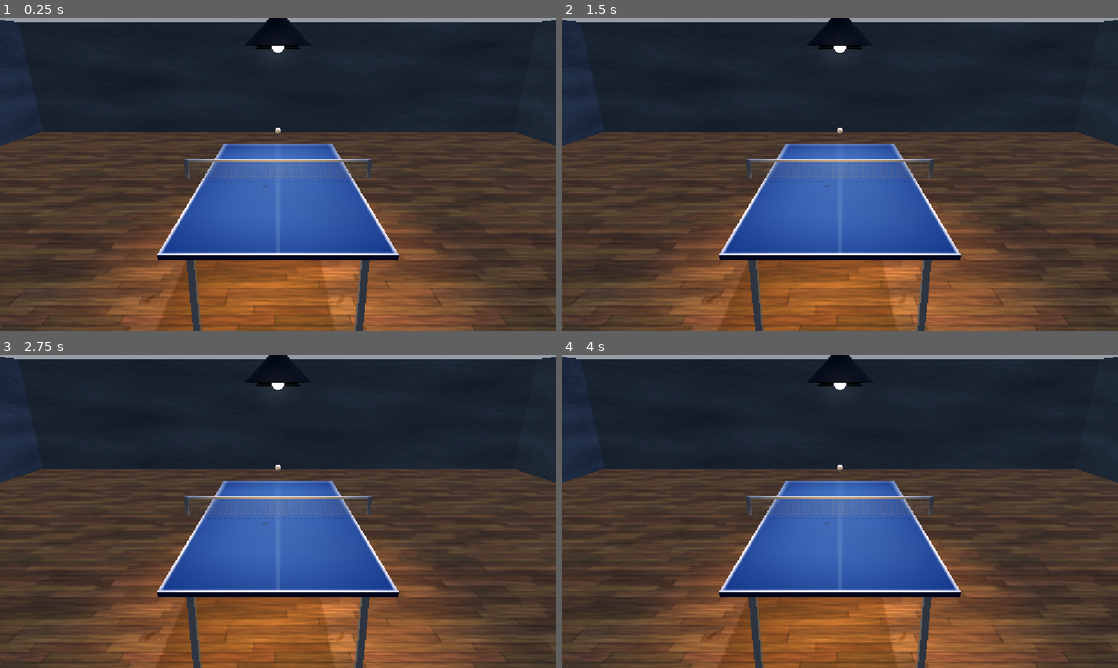
Above: before the commit, frames 1-4 (two rows, left to right).
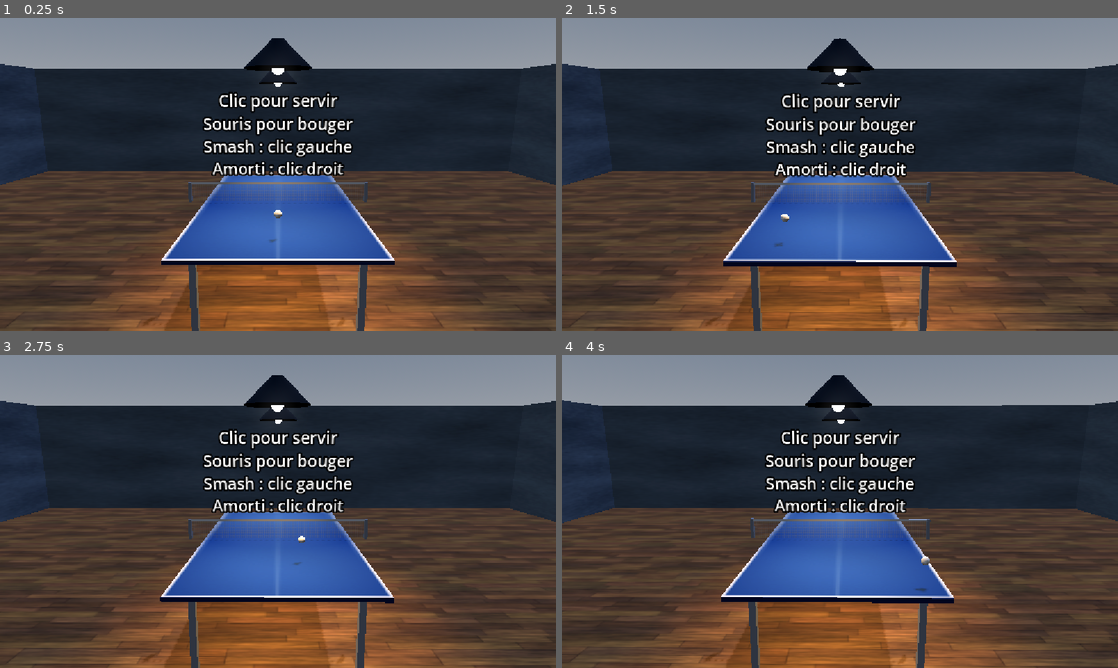
Above: after the commit, the same moments.

Repository: sylvainlap/slapingpong
Game: Godot game, scene res://scenes/main.tscn
The game is run twice, just before and just after one commit, with the same random seed, the same clock (stepped at 60 frames per second) and the same inputs.
Inputs (mouse positions are in pixels of both pictures, inside the frame that each line leads up to):
- Up to frame 1 (0.25 s): no input
- Up to frame 2 (1.5 s): tap Enter at 0.5 s; move the mouse to (962, 158) at 0.52 s; click (962, 158) at 0.67 s; move the mouse to (728, 190) at 1.27 s; click (728, 190) at 1.42 s
- Up to frame 3 (2.75 s): move the mouse to (333, 442) at 2.02 s; click (333, 442) at 2.17 s
- Up to frame 4 (4 s): move the mouse to (812, 574) at 2.77 s; click (812, 574) at 2.92 s; move the mouse to (1006, 558) at 3.52 s; click (1006, 558) at 3.67 s

The runs differ from the first frame. In frame 1, 43% of the frame differs, in the area x 0-100%, y 0-100%; in frame 2, 44%; in frame 3, 43%; in frame 4, 44%.

Commit message:
feat(game): add main script

Diff:
--- /dev/null
+++ b/scenes/ball/ball.tscn
@@ -0,0 +1,19 @@
+[gd_scene format=3 uid="uid://22h5ou8x768n"]
+
+[sub_resource type="StandardMaterial3D" id="StandardMaterial3D_tefeu"]
+albedo_color = Color(0.9607843, 0.9490196, 0.92156863, 1)
+
+[sub_resource type="SphereMesh" id="SphereMesh_tbgi4"]
+radius = 0.03
+height = 0.06
+
+[sub_resource type="SceneReplicationConfig" id="SceneReplicationConfig_5a6bx"]
+
+[node name="Ball" type="Node3D" unique_id=110802111]
+
+[node name="BallMesh" type="MeshInstance3D" parent="." unique_id=1367959614]
+material_override = SubResource("StandardMaterial3D_tefeu")
+mesh = SubResource("SphereMesh_tbgi4")
+
+[node name="MultiplayerSynchronizer" type="MultiplayerSynchronizer" parent="." unique_id=1293378469]
+replication_config = SubResource("SceneReplicationConfig_5a6bx")
--- a/scenes/lamp/lamp.tscn
+++ b/scenes/lamp/lamp.tscn
@@ -20,18 +20,18 @@
 
 [node name="Lamp" type="Node3D" unique_id=2137622697]
 
-[node name="Shade" type="MeshInstance3D" parent="." unique_id=309722845]
+[node name="ShadeMesh" type="MeshInstance3D" parent="." unique_id=309722845]
 transform = Transform3D(1, 0, 0, 0, 1, 0, 0, 0, 1, 0, 0.1, 0)
 material_override = SubResource("StandardMaterial3D_sugp2")
 cast_shadow = 0
 mesh = SubResource("CylinderMesh_0wfyh")
 
-[node name="Bulb" type="MeshInstance3D" parent="." unique_id=1257445789]
+[node name="BulbMesh" type="MeshInstance3D" parent="." unique_id=1257445789]
 material_override = SubResource("StandardMaterial3D_104d5")
 cast_shadow = 0
 mesh = SubResource("SphereMesh_kvoag")
 
-[node name="Spot" type="SpotLight3D" parent="." unique_id=690161978]
+[node name="SpotLight" type="SpotLight3D" parent="." unique_id=690161978]
 transform = Transform3D(1, 0, 0, 0, -4.371139e-08, 1, 0, -1, -4.371139e-08, 0, 0, 0)
 light_color = Color(1, 0.8, 0.5019608, 1)
 light_energy = 2.5
--- a/scenes/main.gd
+++ b/scenes/main.gd
@@ -1,11 +1,89 @@
 extends Node3D
 
+enum State { SERVE, PLAY, POINT, GAMEOVER }
 
-# Called when the node enters the scene tree for the first time.
-func _ready() -> void:
-	pass # Replace with function body.
+# Paddle x min.
+@export var paddle_x_min: float = -1.0
+# Paddle x max.
+@export var paddle_x_max: float = 1.0
+# Paddle z min.
+@export var paddle_z_min: float = 0.3
+# Paddle z max.
+@export var paddle_z_max: float = 1.7
+# Paddle y max.
+@export var paddle_y: float = 0.2
+# Camera shake.
+@export var camera_shake_intensity: float = 0.03
+
+var _state: State = State.SERVE
+# 0 = local player, 1 = other player
+var _server: int = 0
+var _last_hitter: int = 0
+var _player_x: float = 0.0
+var _player_z: float = 0.0
+var _ball_position: Vector3 = Vector3.ZERO
+var _camera_shake: float = 0.0
 
 
-# Called every frame. 'delta' is the elapsed time since the previous frame.
-func _process(delta: float) -> void:
-	pass
+@onready var camera_3d: Camera3D = $Camera3D
+@onready var label_3d: Label3D = $Label3D
+@onready var ball: Node3D = $Ball
+
+func _ready() -> void:
+	_reset_serve()
+
+
+func _input(event: InputEvent) -> void:
+	if event is InputEventMouseButton and event.pressed:
+		print(event)
+		# just for tests:
+		_camera_shake = camera_shake_intensity
+	elif event is InputEventMouseMotion:
+		print(event)
+
+
+func _physics_process(delta: float) -> void:
+	_update_player(delta)
+	_update_visuals(delta)
+
+
+func _reset_serve() -> void:
+	_state = State.SERVE
+	_last_hitter = 0
+	if _server == 0:
+		label_3d.text = "Clic pour servir\nSouris pour bouger\nSmash : clic gauche\nAmorti : clic droit"
+	else:
+		label_3d.text = "L'autre sert..."
+
+
+func _update_player(delta: float) -> void:
+	var screen_size_x := get_viewport().get_visible_rect().size.x
+	var screen_size_y := get_viewport().get_visible_rect().size.y
+
+	var x: float = clampf((get_viewport().get_mouse_position().x / screen_size_x), 0.0, 1.0)
+	_player_x = move_toward(_player_x, lerpf(paddle_x_min, paddle_x_max, x), delta * 6.0)
+
+	# fix z when serve
+	#if state == State.SERVE and server == 1:
+		#nz = move_toward(player_z, PZ, 6.0 * dt)
+
+	var z: float = clampf((get_viewport().get_mouse_position().y / screen_size_y), 0.0, 1.0)
+	_player_z = move_toward(_player_z, lerpf(paddle_z_min, paddle_z_max, z), delta * 6.0)
+
+	print("(x,z) : (" + str(x) + "," + str(z) + ")")
+	print("(player) : (" + str(_player_x) + "," + str(_player_z) + ")")
+
+
+func _update_visuals(delta: float) -> void:
+	# just for tests:
+	_ball_position = Vector3(_player_x, paddle_y, _player_z)
+
+	# TODO: la ball doit être spawn via le multiplayer process
+	ball.position = _ball_position
+	# camera position
+	camera_3d.position.x = lerpf(camera_3d.position.x, _ball_position.x * 0.15, delta * 2.0)
+	camera_3d.look_at(Vector3(0, 0.3, 0))
+	# camera shake
+	camera_3d.h_offset = randf_range(-_camera_shake, _camera_shake)
+	camera_3d.v_offset = randf_range(-_camera_shake, _camera_shake)
+	_camera_shake = move_toward(_camera_shake, 0.0, delta * 0.2)
--- a/scenes/main.tscn
+++ b/scenes/main.tscn
@@ -5,6 +5,7 @@
 [ext_resource type="Texture2D" uid="uid://o42cqub1vxlc" path="res://assets/textures/wall.png" id="2_0wfyh"]
 [ext_resource type="PackedScene" uid="uid://dfvwoi6jtyo4s" path="res://scenes/lamp/lamp.tscn" id="3_sugp2"]
 [ext_resource type="PackedScene" uid="uid://bxv5r4lqf8tyy" path="res://scenes/table/table.tscn" id="4_jyhfs"]
+[ext_resource type="PackedScene" uid="uid://22h5ou8x768n" path="res://scenes/ball/ball.tscn" id="6_tefeu"]
 
 [sub_resource type="ProceduralSkyMaterial" id="ProceduralSkyMaterial_jyhfs"]
 sky_horizon_color = Color(0.66224277, 0.6717428, 0.6867428, 1)
@@ -46,13 +47,6 @@
 size = Vector2(14, 3)
 orientation = 2
 
-[sub_resource type="StandardMaterial3D" id="StandardMaterial3D_qxbf1"]
-albedo_color = Color(0.9607843, 0.9490196, 0.92156863, 1)
-
-[sub_resource type="SphereMesh" id="SphereMesh_ov72x"]
-radius = 0.03
-height = 0.06
-
 [node name="Main" type="Node3D" unique_id=1592676493]
 script = ExtResource("1_tbgi4")
 
@@ -66,7 +60,7 @@
 shadow_enabled = true
 
 [node name="Camera3D" type="Camera3D" parent="." unique_id=1818779372]
-transform = Transform3D(1, 0, 0, 0, 0.94551855, 0.32556814, 0, -0.32556814, 0.94551855, 0, 1.2, 3.3)
+transform = Transform3D(1, 0, 0, 0, 1, 0, 0, 0, 1, 0, 1, 3.5)
 fov = 48.0
 near = 0.1
 far = 60.0
@@ -76,30 +70,30 @@
 material_override = SubResource("StandardMaterial3D_yefw2")
 mesh = SubResource("PlaneMesh_yi2jr")
 
-[node name="WallBack" type="MeshInstance3D" parent="." unique_id=1115528892]
+[node name="WallBMesh" type="MeshInstance3D" parent="." unique_id=1115528892]
 transform = Transform3D(1, 0, 0, 0, 1, 0, 0, 0, 1, 0, 0.5, -7)
 material_override = SubResource("StandardMaterial3D_jyhfs")
 mesh = SubResource("PlaneMesh_sugp2")
 
-[node name="WallLeft" type="MeshInstance3D" parent="." unique_id=1200528171]
+[node name="WallLMesh" type="MeshInstance3D" parent="." unique_id=1200528171]
 transform = Transform3D(-4.371139e-08, 0, 1, 0, 1, 0, -1, 0, -4.371139e-08, -7, 0.5, 0)
 material_override = SubResource("StandardMaterial3D_sugp2")
 mesh = SubResource("PlaneMesh_0wfyh")
 
-[node name="WallRight" type="MeshInstance3D" parent="." unique_id=1421033460]
+[node name="WallRMesh" type="MeshInstance3D" parent="." unique_id=1421033460]
 transform = Transform3D(-4.371139e-08, 0, -1, 0, 1, 0, 1, 0, -4.371139e-08, 7, 0.5, 0)
 material_override = SubResource("StandardMaterial3D_0wfyh")
 mesh = SubResource("PlaneMesh_jyhfs")
 
 [node name="Lamp1" parent="." unique_id=2137622697 instance=ExtResource("3_sugp2")]
-transform = Transform3D(1, 0, 0, 0, 1, 0, 0, 0, 1, 0, 1.25, 0.65)
+transform = Transform3D(1, 0, 0, 0, 1, 0, 0, 0, 1, 0, 1.25, 0.9)
 
 [node name="Lamp2" parent="." unique_id=2129690920 instance=ExtResource("3_sugp2")]
-transform = Transform3D(1, 0, 0, 0, 1, 0, 0, 0, 1, 0, 1.25, -0.65)
+transform = Transform3D(1, 0, 0, 0, 1, 0, 0, 0, 1, 0, 1.25, -0.9)
 
 [node name="Table" parent="." unique_id=1184491034 instance=ExtResource("4_jyhfs")]
 
-[node name="Ball" type="MeshInstance3D" parent="." unique_id=296914072]
-transform = Transform3D(1, 0, 0, 0, 1, 0, 0, 0, 1, 0, 0.5, 0)
-material_override = SubResource("StandardMaterial3D_qxbf1")
-mesh = SubResource("SphereMesh_ov72x")
+[node name="Ball" parent="." unique_id=110802111 instance=ExtResource("6_tefeu")]
+
+[node name="Label3D" type="Label3D" parent="." unique_id=1773761187]
+transform = Transform3D(1, 0, 0, 0, 1, 0, 0, 0, 1, 0, 0.7, 0)
--- a/scenes/table/table.tscn
+++ b/scenes/table/table.tscn
@@ -43,51 +43,51 @@
 
 [node name="Table" type="Node3D" unique_id=1184491034]
 
-[node name="TableTop" type="MeshInstance3D" parent="." unique_id=78550560]
+[node name="TableTopMesh" type="MeshInstance3D" parent="." unique_id=78550560]
 transform = Transform3D(1, 0, 0, 0, 1, 0, 0, 0, 1, 0, 0.018, 0)
 material_override = SubResource("StandardMaterial3D_fqe7a")
 mesh = SubResource("PlaneMesh_fqe7a")
 
-[node name="Table" type="MeshInstance3D" parent="." unique_id=221014689]
+[node name="TableMesh" type="MeshInstance3D" parent="." unique_id=221014689]
 material_override = SubResource("StandardMaterial3D_qavd0")
 mesh = SubResource("BoxMesh_wpgb8")
 
-[node name="Net" type="MeshInstance3D" parent="." unique_id=248700579]
+[node name="NetMesh" type="MeshInstance3D" parent="." unique_id=248700579]
 transform = Transform3D(1, 0, 0, 0, 1, 0, 0, 0, 1, 0, 0.12, 0)
 material_override = SubResource("StandardMaterial3D_ov72x")
 mesh = SubResource("PlaneMesh_qavd0")
 
-[node name="NetTop" type="MeshInstance3D" parent="." unique_id=1323308985]
+[node name="NetTopMesh" type="MeshInstance3D" parent="." unique_id=1323308985]
 transform = Transform3D(1, 0, 0, 0, 1, 0, 0, 0, 1, 0, 0.21, 0)
 material_override = SubResource("StandardMaterial3D_qxbf1")
 mesh = SubResource("BoxMesh_ov72x")
 
-[node name="NetClampL" type="MeshInstance3D" parent="." unique_id=1431164169]
+[node name="NetClampLMesh" type="MeshInstance3D" parent="." unique_id=1431164169]
 transform = Transform3D(1, 0, 0, 0, 1, 0, 0, 0, 1, -0.9, 0.12, 0)
 material_override = SubResource("StandardMaterial3D_wpgb8")
 mesh = SubResource("BoxMesh_qxbf1")
 
-[node name="NetClampR" type="MeshInstance3D" parent="." unique_id=40059408]
+[node name="NetClampRMesh" type="MeshInstance3D" parent="." unique_id=40059408]
 transform = Transform3D(1, 0, 0, 0, 1, 0, 0, 0, 1, 0.9, 0.12, 0)
 material_override = SubResource("StandardMaterial3D_wpgb8")
 mesh = SubResource("BoxMesh_qxbf1")
 
-[node name="LegBL" type="MeshInstance3D" parent="." unique_id=237560777]
+[node name="LegBLMesh" type="MeshInstance3D" parent="." unique_id=237560777]
 transform = Transform3D(1, 0, 0, 0, 1, 0, 0, 0, 1, -0.6, -0.4, -1.2)
 material_override = SubResource("StandardMaterial3D_0y6hh")
 mesh = SubResource("BoxMesh_0y6hh")
 
-[node name="LegBR" type="MeshInstance3D" parent="." unique_id=1182996791]
+[node name="LegBRMesh" type="MeshInstance3D" parent="." unique_id=1182996791]
 transform = Transform3D(1, 0, 0, 0, 1, 0, 0, 0, 1, 0.6, -0.4, -1.2)
 material_override = SubResource("StandardMaterial3D_0y6hh")
 mesh = SubResource("BoxMesh_0y6hh")
 
-[node name="LegFL" type="MeshInstance3D" parent="." unique_id=399562874]
+[node name="LegFLMesh" type="MeshInstance3D" parent="." unique_id=399562874]
 transform = Transform3D(1, 0, 0, 0, 1, 0, 0, 0, 1, -0.6, -0.4, 1.2)
 material_override = SubResource("StandardMaterial3D_0y6hh")
 mesh = SubResource("BoxMesh_0y6hh")
 
-[node name="LegFR" type="MeshInstance3D" parent="." unique_id=1180688534]
+[node name="LegFRMesh" type="MeshInstance3D" parent="." unique_id=1180688534]
 transform = Transform3D(1, 0, 0, 0, 1, 0, 0, 0, 1, 0.6, -0.4, 1.2)
 material_override = SubResource("StandardMaterial3D_0y6hh")
 mesh = SubResource("BoxMesh_0y6hh")
